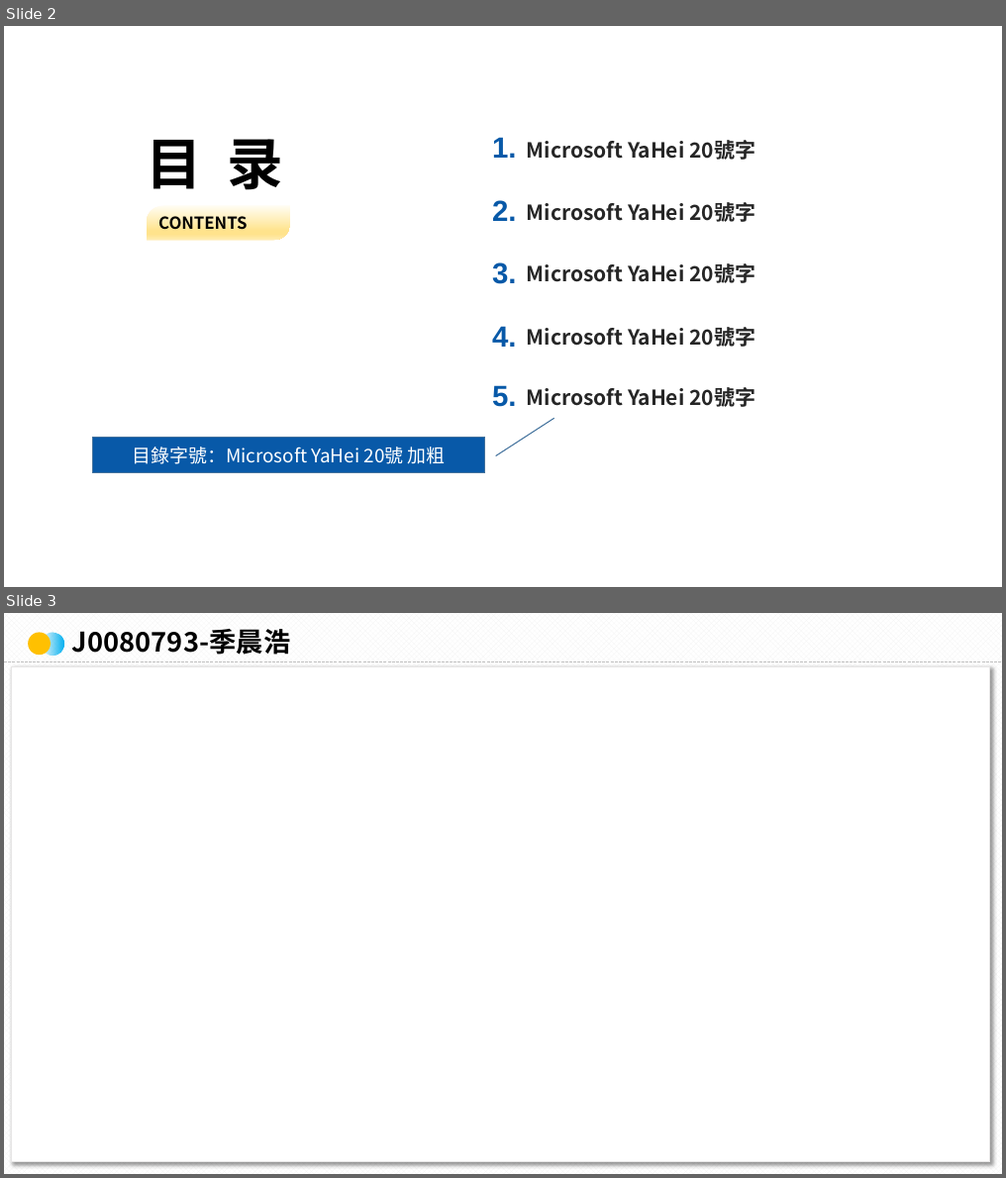
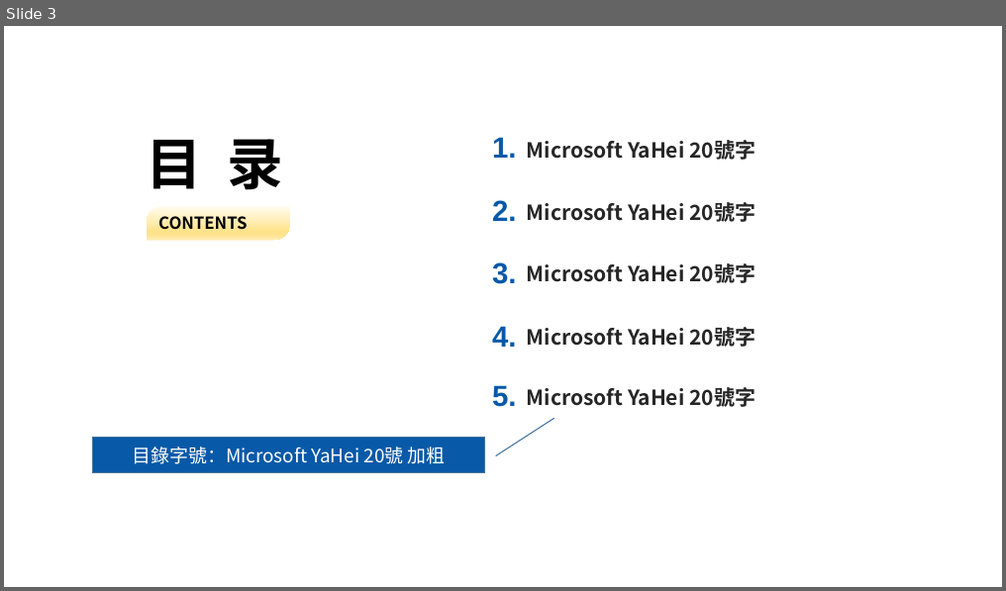
Before and after one commit to NoBug4Ever/work_files, a slide deck: J0080793.pptx. Shown one above the other, each under a label of ours: slides 2 and 3 before the commit, slide 3 after it. The pictures are 1006x1178 and 1006x591 pixels, drawn with LibreOffice and Linux fonts; fonts in the diff are those of the drawing; background and template pictures are left out. Boxes give left, top, right and bottom in pixels: in the first picture for what was removed or moved away, otherwise in the second. Text is boxed around its words. In the diff, an @@ line names an element or a change of style, - is before the commit and + after.

```diff
--- a/J0080793.pptx
+++ b/J0080793.pptx
@@ slide 3 removed at (4, 613, 1002, 1174), background pattern #F2F2F2 on #FFFFFF @@
@@ ellipse removed at (28, 633, 51, 655) @@
@@ ellipse removed at (41, 633, 63, 655) @@
@@ text removed at (72, 629, 290, 655) @@
-J0080793-季晨浩
@@ line removed from (4, 663) to (1002, 663) @@
@@ rectangle removed at (12, 666, 990, 1162) @@
@@ what was slide 2 is now slide 3 @@
```
Also in this commit, not shown: 2 slides added, 7 other slides removed, 2 other files.
